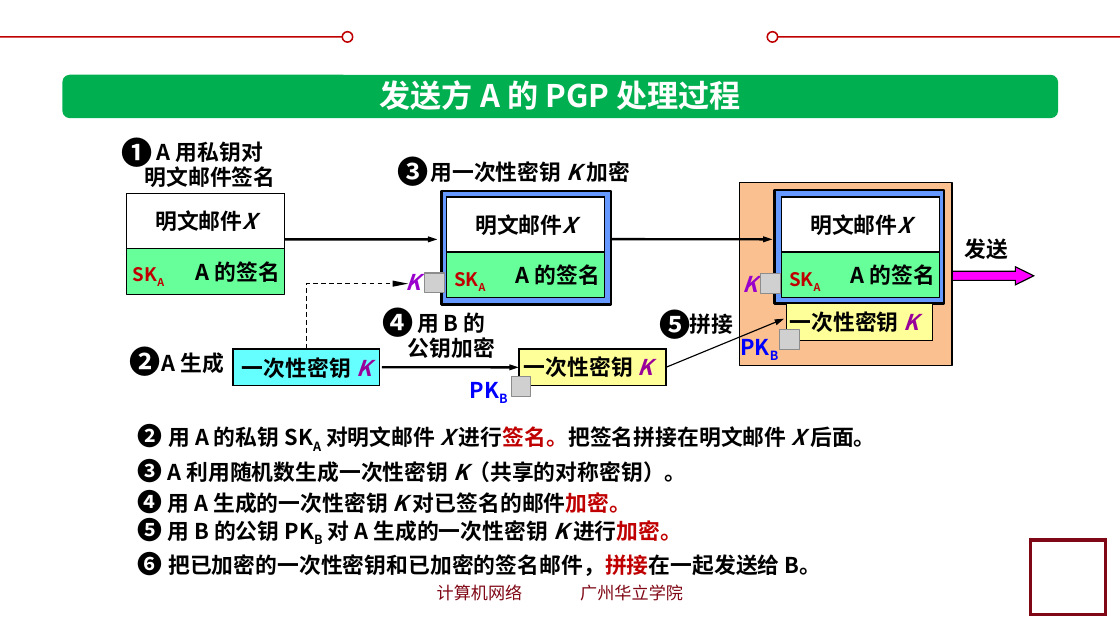
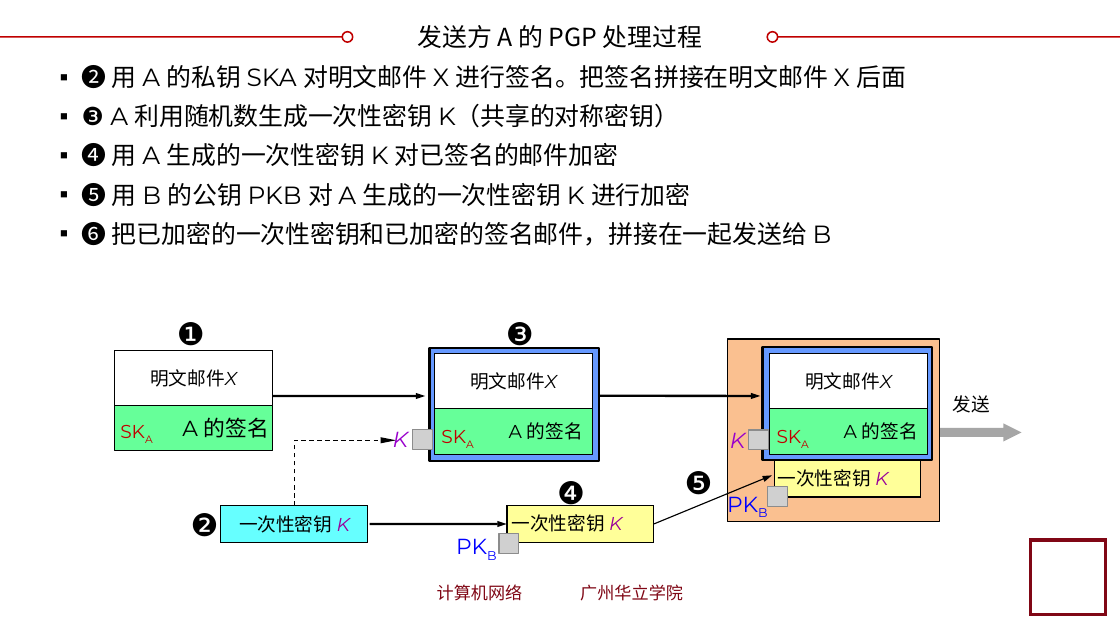
Before and after one commit to glplaman/glplaman.github.io, a slide deck: slide 99 of network/ppt/chap7.pptx (slide 101 before the commit). Drawn at 1120x630 pixels with LibreOffice and Linux fonts; fonts in the diff are those of the drawing; grey boxes stand for pictures; background and template pictures are left out. Boxes give left, top, right and bottom in pixels: in the first picture for what was removed or moved away, otherwise in the second. Text is boxed around its words. In the diff, an @@ line names an element or a change of style, - is before the commit and + after.

```diff
--- a/network/ppt/chap7.pptx
+++ b/network/ppt/chap7.pptx
@@ title "发送方 A 的 PGP 处理过程": place and size @@
-title "发送方 A 的 PGP 处理过程" at box(379, 80, 741, 110)
+title "发送方 A 的 PGP 处理过程" at box(418, 25, 702, 48)
@@ title "发送方 A 的 PGP 处理过程" at box(418, 25, 702, 48): size 20 to 16 pt, text colour #FFFFFF to #000000, bold off; vertical alignment top to middle @@
@@ rounded rectangle removed at box(63, 75, 1058, 119) @@
@@ text at box(82, 61, 906, 250): text changed; size 14 to 16 pt; font Noto Sans CJK SC to Montserrat; bold off @@
-❷ 用 A 的私钥 SKA 对明文邮件 X 进行签名。把签名拼接在明文邮件 X 后面。
-❸ A 利用随机数生成一次性密钥 K（共享的对称密钥）。
-❹ 用 A 生成的一次性密钥 K 对已签名的邮件加密。
-❺ 用 B 的公钥 PKB 对 A 生成的一次性密钥 K 进行加密。
-❻ 把已加密的一次性密钥和已加密的签名邮件，拼接在一起发送给 B。
+▪ ❷ 用 A 的私钥 SKA 对明文邮件 X 进行签名。把签名拼接在明文邮件 X 后面
+▪ ❸ A 利用随机数生成一次性密钥 K（共享的对称密钥）
+▪ ❹ 用 A 生成的一次性密钥 K 对已签名的邮件加密
+▪ ❺ 用 B 的公钥 PKB 对 A 生成的一次性密钥 K 进行加密
+▪ ❻ 把已加密的一次性密钥和已加密的签名邮件，拼接在一起发送给 B
@@ group removed at box(145, 141, 733, 373): 5 texts @@
-用 B 的
-公钥加密
-A 用私钥对
-明文邮件签名
-A 生成
-拼接
-用一次性密钥 K 加密
@@ text "❶": place and size @@
-text "❶" at box(121, 133, 152, 173)
+text "❶" at box(177, 322, 205, 351)
@@ text "❸": place and size @@
-text "❸" at box(398, 156, 429, 186)
+text "❸" at box(506, 320, 534, 352)
@@ text "发送": place and size @@
-text "发送" at box(964, 238, 1008, 259)
+text "发送" at box(952, 395, 989, 413)
@@ 4 rectangles, 3 texts: place and size @@
-4 rectangles, 3 texts at box(127, 194, 940, 336)
+4 rectangles, 3 texts at box(114, 351, 927, 491)
@@ size 14 to 12 pt, font Noto Sans CJK SC to Montserrat, bold off in 9 elements at box(221, 505, 367, 542), box(512, 514, 622, 536), box(952, 395, 989, 413), box(778, 469, 888, 491), box(114, 351, 272, 405), box(435, 354, 592, 409), box(509, 422, 583, 440), box(769, 354, 927, 409), box(844, 422, 918, 440) @@
@@ 9 texts, 8 rectangles, 4 pictures, 4 arrows, 1 elbow arrow, 1 right arrow: place and size @@
-9 texts, 8 rectangles, 4 pictures, 4 arrows, 1 elbow arrow, 1 right arrow at box(115, 183, 1034, 409)
+9 texts, 8 rectangles, 4 pictures, 4 arrows, 1 elbow arrow, 1 right arrow at box(103, 339, 1021, 566)
@@ right arrow at box(940, 423, 1021, 441): fill #FF00FF to #A6A6A6; outline #000000 0.75 pt to none @@
@@ text "❹": place and size @@
-text "❹" at box(383, 307, 414, 342)
+text "❹" at box(557, 479, 585, 506)
@@ text "❺": place and size @@
-text "❺" at box(659, 309, 690, 339)
+text "❺" at box(685, 471, 713, 501)
@@ text "❷": place and size @@
-text "❷" at box(130, 346, 161, 376)
+text "❷" at box(191, 513, 219, 537)
@@ font Noto Sans CJK SC to Montserrat, bold off in 13 elements at box(177, 322, 205, 351), box(191, 513, 219, 537), box(557, 479, 585, 506), box(506, 320, 534, 352), box(439, 528, 513, 566), box(103, 414, 169, 448), box(182, 417, 269, 438), box(685, 471, 713, 501), box(393, 431, 408, 447), box(424, 419, 491, 452), box(730, 432, 745, 448), box(759, 419, 825, 452), box(710, 485, 784, 523) @@
```
Also in this commit, not shown: 49 other slides changed, 2 slides removed, 5 other files.
